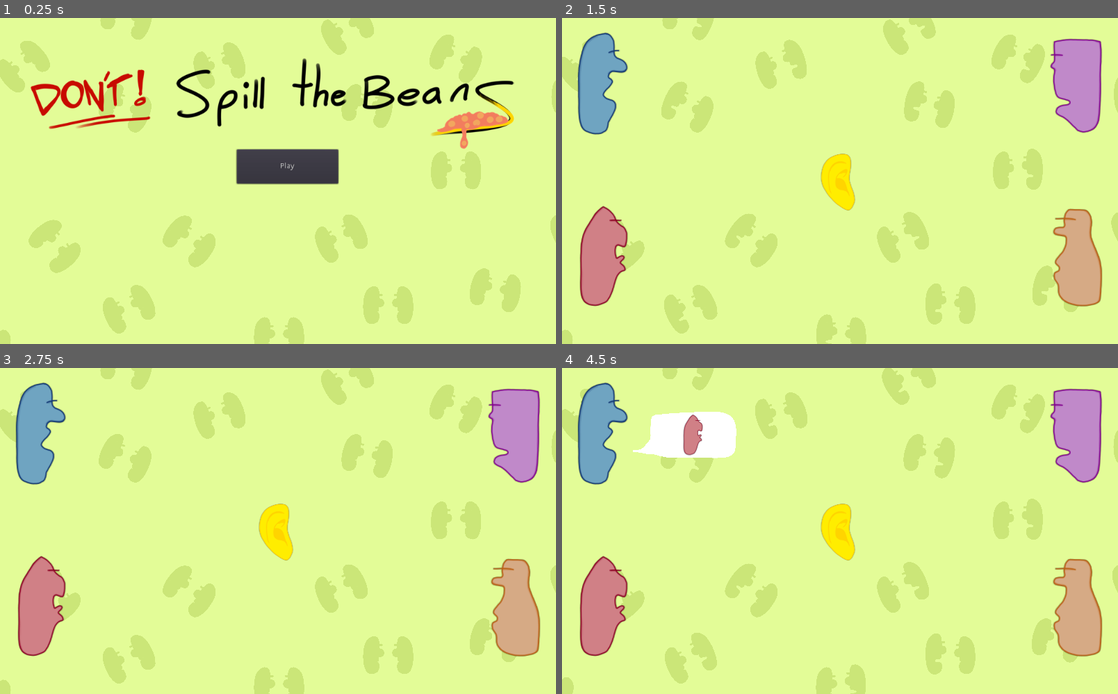
Above: before the commit, frames 1-4 (two rows, left to right).
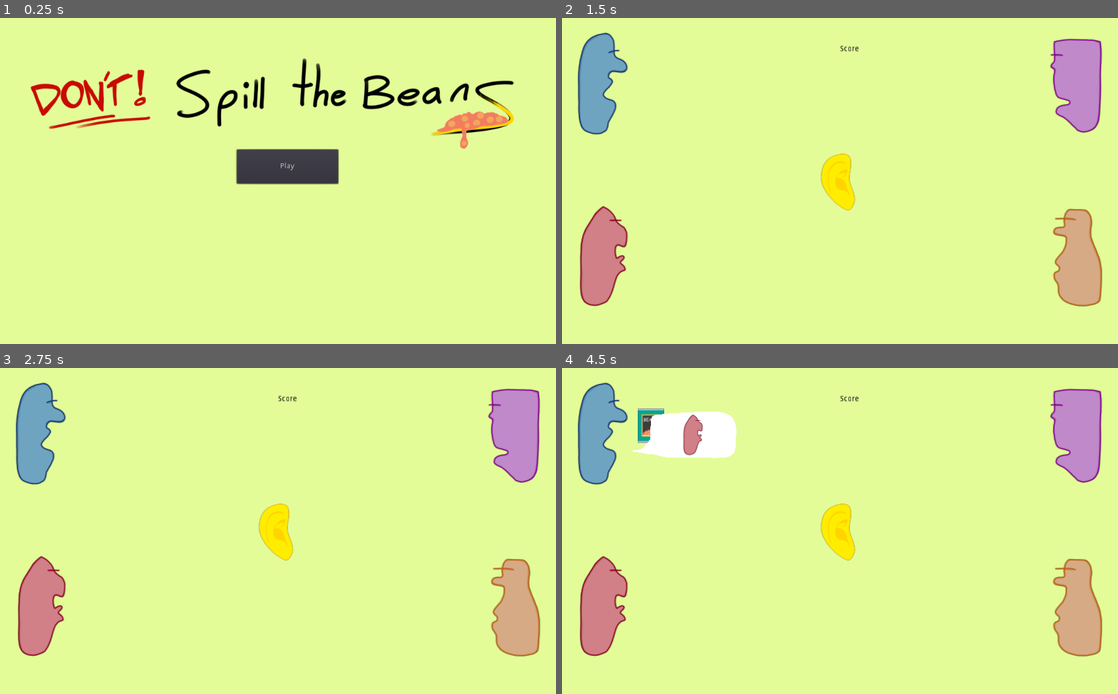
Above: after the commit, the same moments.

Repository: FyshStyx/SpillTheBeans
Game: Godot game, scene res://MainMenu.tscn
Two runs of this game, one before a commit and one after it. Both use one fixed random seed, a clock stepped at 60 frames per second and the inputs below. The engine's default icon, where the game draws it, is replaced by a stand-in: a white triangle on a blue panel in a dark square.
Inputs (mouse positions are in pixels of both pictures, inside the frame that each line leads up to):
- Up to frame 1 (0.25 s): no input
- Up to frame 2 (1.5 s): click "Play" at 0.5 s; move the mouse to (962, 164) at 1.27 s; click (962, 164) at 1.42 s
- Up to frame 3 (2.75 s): move the mouse to (166, 547) at 2.02 s; click (166, 547) at 2.17 s
- Up to frame 4 (4.5 s): move the mouse to (895, 459) at 2.77 s; click (895, 459) at 2.92 s; move the mouse to (812, 596) at 3.52 s; click (812, 596) at 3.67 s; move the mouse to (639, 426) at 4.27 s; click (639, 426) at 4.42 s

The runs differ from the first frame. In frame 1, 8.6% of the frame differs, in the area x 0-100%, y 0-100%; in frame 2, 8.0%; in frame 3, 7.8%; in frame 4, 8.0%.

Commit message:
updated backo, still no luck on performance boost

Diff:
--- a/beans/GameScene.tscn
+++ b/beans/GameScene.tscn
@@ -37,6 +37,12 @@
 autostart = true
 script = ExtResource( 8 )
 
+[node name="Label" type="Label" parent="."]
+margin_left = 512.0
+margin_top = 50.0
+custom_colors/font_color = Color( 0, 0, 0, 1 )
+text = "Score"
+
 [connection signal="bluford_trigger" from="NewBeans" to="Bluford" method="_on_NewBeans_bluford_trigger"]
 [connection signal="ewart_trigger" from="NewBeans" to="Ewart" method="_on_NewBeans_ewart_trigger"]
 [connection signal="ferdo_trigger" from="NewBeans" to="Ferdo" method="_on_NewBeans_ferdo_trigger"]
--- a/beans/Scenes/Background.tscn
+++ b/beans/Scenes/Background.tscn
@@ -8,11 +8,11 @@
 texture = ExtResource( 1 )
 
 [node name="Conversations" type="Node2D" parent="."]
+visible = false
 
 [node name="BackoConversation" parent="Conversations" instance=ExtResource( 2 )]
 position = Vector2( -1550, -686.667 )
 rotation = -0.692896
-scale = Vector2( 1, 1 )
 
 [node name="BackoConversation2" parent="Conversations" instance=ExtResource( 2 )]
 position = Vector2( -353.333, -686.667 )
--- a/beans/Scenes/Backo.tscn
+++ b/beans/Scenes/Backo.tscn
@@ -6,15 +6,15 @@
 
 [sub_resource type="SpriteFrames" id=1]
 animations = [ {
+"frames": [ ExtResource( 1 ), ExtResource( 2 ) ],
+"loop": true,
+"name": "Talking",
+"speed": 4.0
+}, {
 "frames": [ ExtResource( 2 ) ],
 "loop": true,
 "name": "Listening",
 "speed": 5.0
-}, {
-"frames": [ ExtResource( 2 ), ExtResource( 1 ) ],
-"loop": true,
-"name": "Talking",
-"speed": 4.0
 } ]
 
 [node name="Backo" type="AnimatedSprite"]
--- a/beans/Scripts/BeanCan.gd
+++ b/beans/Scripts/BeanCan.gd
@@ -21,11 +21,6 @@
 func unselect_can():
 	selected = false
 
-func d_select():
-	if selected == true:
-		queue_free()
-
-
 # When can is clicked, highlight it
 func _on_Can_input_event(viewport, event, shape_idx):
 
@@ -38,5 +33,3 @@
 
 			# Call the select method for this particular can
 			self.select_can()
-
-			get_tree().call_group("cans", "d_select")
